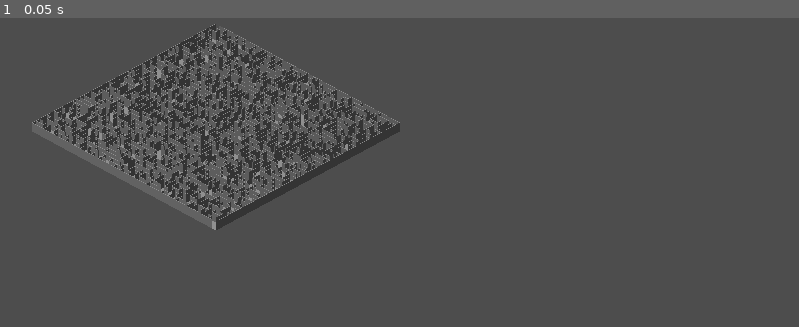
Above: before the commit, frame 1.
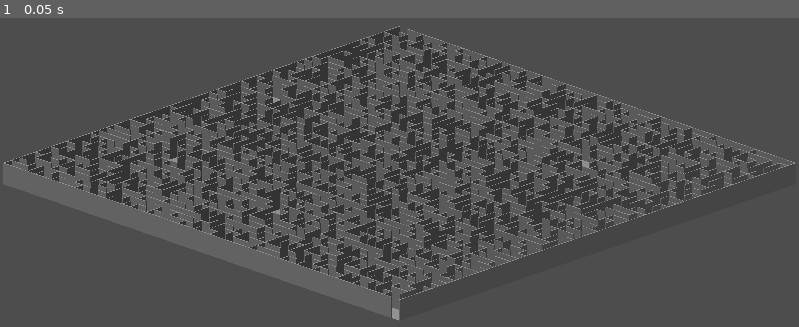
Above: after the commit, the same moment.

Repository: SPWilliford/Maze
Game: Godot game, scene res://Game.tscn
Two runs of this game, one before a commit and one after it. Both use one fixed random seed, a clock stepped at 60 frames per second and the inputs below.
Inputs:
- Up to frame 1 (0.05 s): no input

The runs differ from the first frame. In frame 1, 20% of the frame differs, in the area x 0-100%, y 1-98%.

Commit message:
initial commit

Diff:
--- a/Game.tscn
+++ b/Game.tscn
@@ -10,11 +10,11 @@
 script = ExtResource("1_3fw0o")
 
 [node name="Camera3D" type="Camera3D" parent="."]
-transform = Transform3D(0.707107, -0.380969, 0.595704, 0, 0.842453, 0.538771, -0.707107, -0.380969, 0.595704, 100, 50, 0)
+transform = Transform3D(0.707107, -0.244163, 0.663615, 0, 0.938493, 0.345298, -0.707107, -0.244163, 0.663615, 50, 20, 0)
 projection = 1
 current = true
 fov = 72.8
-size = 86.458
+size = 40.104
 
 [node name="DirectionalLight3D" type="DirectionalLight3D" parent="."]
 transform = Transform3D(0.951057, -0.287317, 0.113757, 0, 0.368125, 0.929776, -0.309017, -0.88427, 0.350107, 10, 30, 10)
